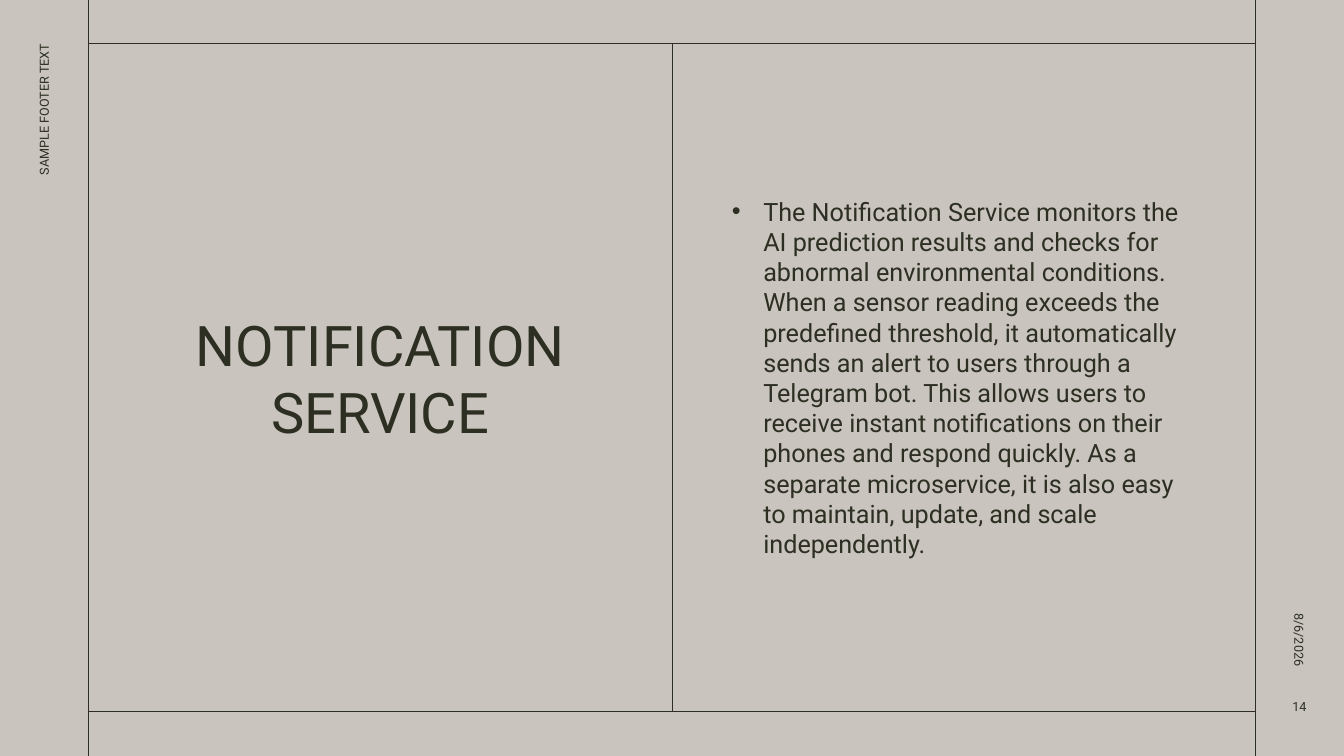
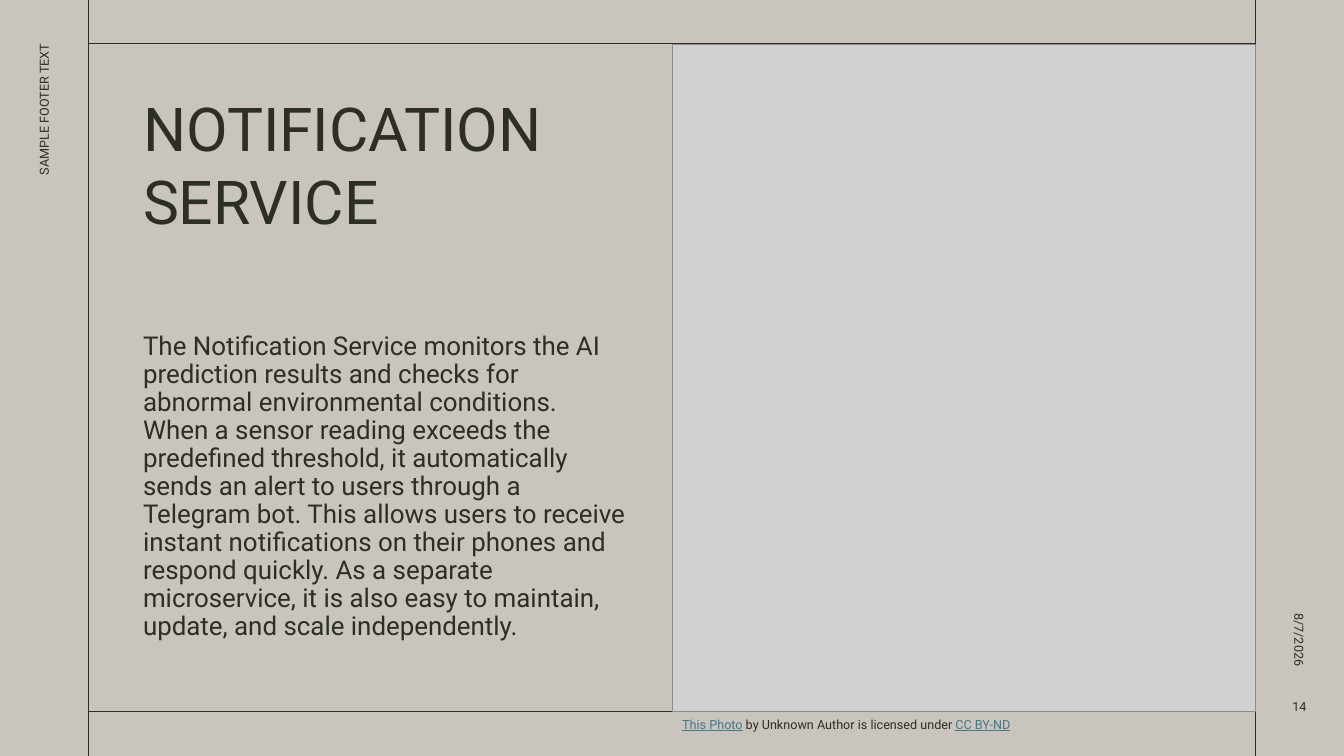
Before and after one commit to cucucumber789-svg/EGT307_T2_Bacon, a slide deck: slide 14 of EGT307 PRESENTATION.pptx. Drawn at 1344x756 pixels with LibreOffice and Linux fonts; fonts in the diff are those of the drawing; grey boxes stand for pictures. Boxes give left, top, right and bottom in pixels: in the first picture for what was removed or moved away, otherwise in the second. Text is boxed around its words. In the diff, an @@ line names an element or a change of style, - is before the commit and + after.

```diff
--- a/EGT307 PRESENTATION.pptx
+++ b/EGT307 PRESENTATION.pptx
@@ picture added at [673,44,1255,712] @@
@@ title "NOTIFICATION SERVICE": place and size @@
-title "NOTIFICATION SERVICE" at [196,325,565,434]
+title "NOTIFICATION SERVICE" at [143,107,541,225]
@@ title "NOTIFICATION SERVICE" at [143,107,541,225]: size 40 to 43.2 pt; alignment centre to left; vertical alignment middle to top @@
@@ text "The Notification Service monitors the ...": place and size @@
-text "The Notification Service monitors the ..." at [763,202,1178,559]
+text "The Notification Service monitors the ..." at [143,335,625,641]
@@ text "The Notification Service monitors the ..." at [143,335,625,641]: size 18 to 18.5 pt; bullet • to none; line spacing 1 to 0.9 @@
@@ text at [1291,618,1308,665]: text changed @@
-8/6/2026
+8/7/2026
@@ text added at [682,719,1011,732], 9 pt, text #2C2F21 @@
+This Photo by Unknown Author is licensed under CC BY-ND
```
Also in this commit, not shown: 16 other slides changed, 5 other files.
